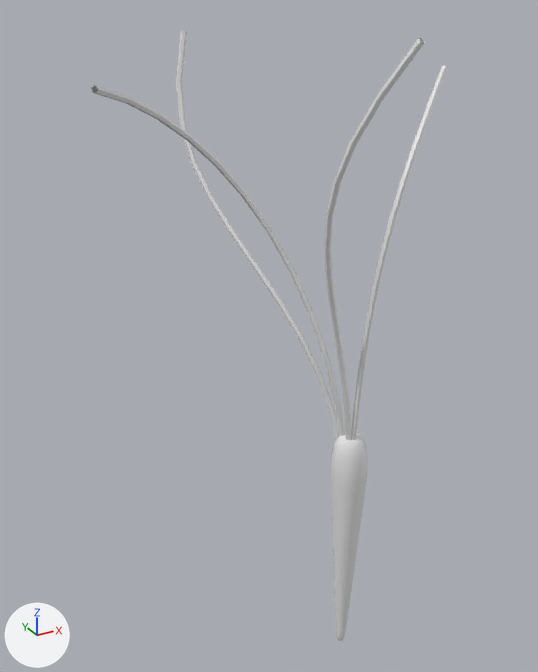
The Blender file Carrot.blend as it was, and as the next commit left it.
Rendered twice from a 50 mm lens placed at (-0.833, -1.144, 0.926), pointed at (-0.134, 0.126, 0.291). Lighting does not change. The marker at lower left points along +X, +Y and +Z. The picture after the commit comes second.

The scene before the commit, as lines of its bpy script (objects in view):
```python
me_cone = bpy.data.meshes.new('Cone')
me_cone.from_pydata(...)  # 560 vertices, 514 faces; spans x -0.503..0.246, y -0.242..0.381, z -0.517..0.888
me_cone.polygons.foreach_set('use_smooth', [True] * 514)
ob_cone = bpy.data.objects.new('Cone', me_cone)
ob_cone.location = (0.0, 0.0, 0.0)
```
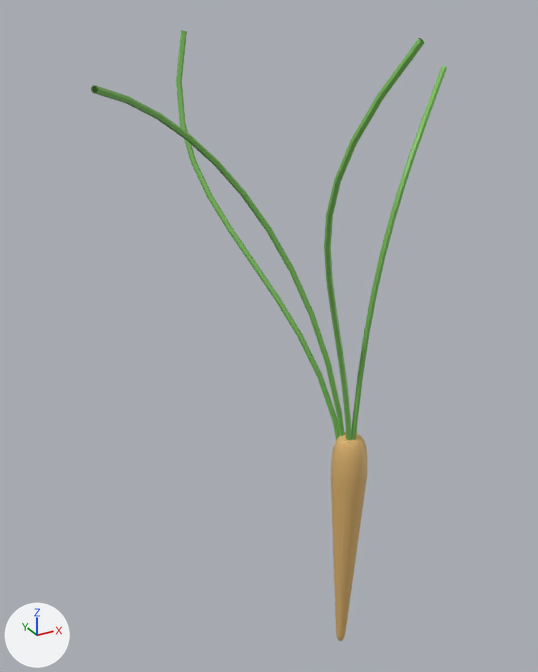
Diff of the bpy script that builds the scene:
```diff
--- a/Carrot.blend.py
+++ b/Carrot.blend.py
@@ mat_material_002 @@
+mat_material_002 = principled_material('Material.002')
+mat_material_002.base_color = (0.197, 0.523, 0.102)  # green #7bbf5a
@@ mat_material_001 @@
+mat_material_001 = principled_material('Material.001')
+mat_material_001.base_color = (0.732, 0.456, 0.158)  # orange #deb46f
@@ me_cone @@
 me_cone.from_pydata(...)  # 560 vertices, 514 faces; spans x -0.503..0.246, y -0.242..0.381, z -0.517..0.888
 # used by ob_cone; location = (0.0, 0.0, 0.0)
+# me_cone part 1: 145 of the faces centred in x -0.039..0.039, y -0.039..0.039, z -0.022..0.073 switch from no material to mat_material_001 (orange #deb46f)
+# me_cone part 2: 65 of the faces centred in x -0.011..0.011, y -0.011..0.011, z -0.517..-0.494 switch from no material to mat_material_001 (orange #deb46f)
+# me_cone part 3: 16 of the faces centred in x -0.025..0.025, y -0.025..0.025, z -0.259 switch from no material to mat_material_001 (orange #deb46f)
+# me_cone part 4: 288 of the faces centred in x -0.467..0.212, y -0.217..0.375, z -0.085..0.848 switch from no material to mat_material_002 (green #7bbf5a)
```

Changed parts and their boxes [x1, y1, x2, y2] in the pictures (538 x 672 px):
part 1 of me_cone, recoloured (white to orange)
    both: [331, 432, 367, 487]
part 2 of me_cone, recoloured
    both: [336, 632, 346, 641]
part 3 of me_cone, recoloured (white to orange)
    both: [331, 478, 367, 635]
part 4 of me_cone, recoloured
    both: [91, 30, 447, 440]
